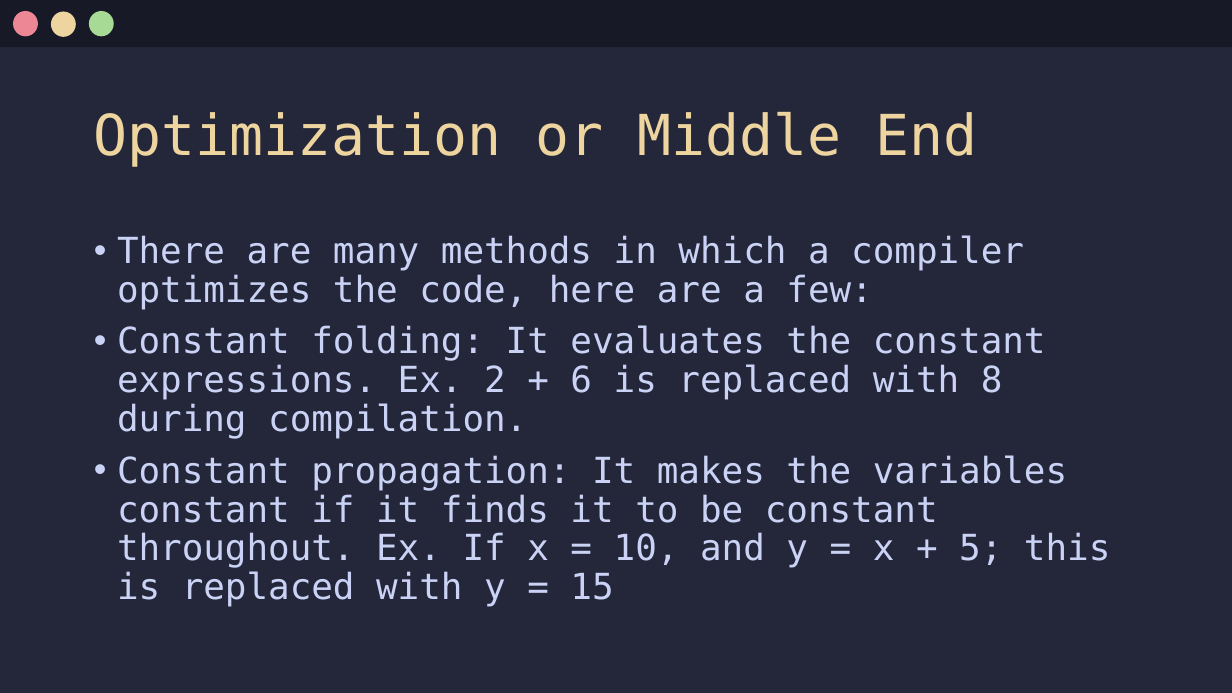
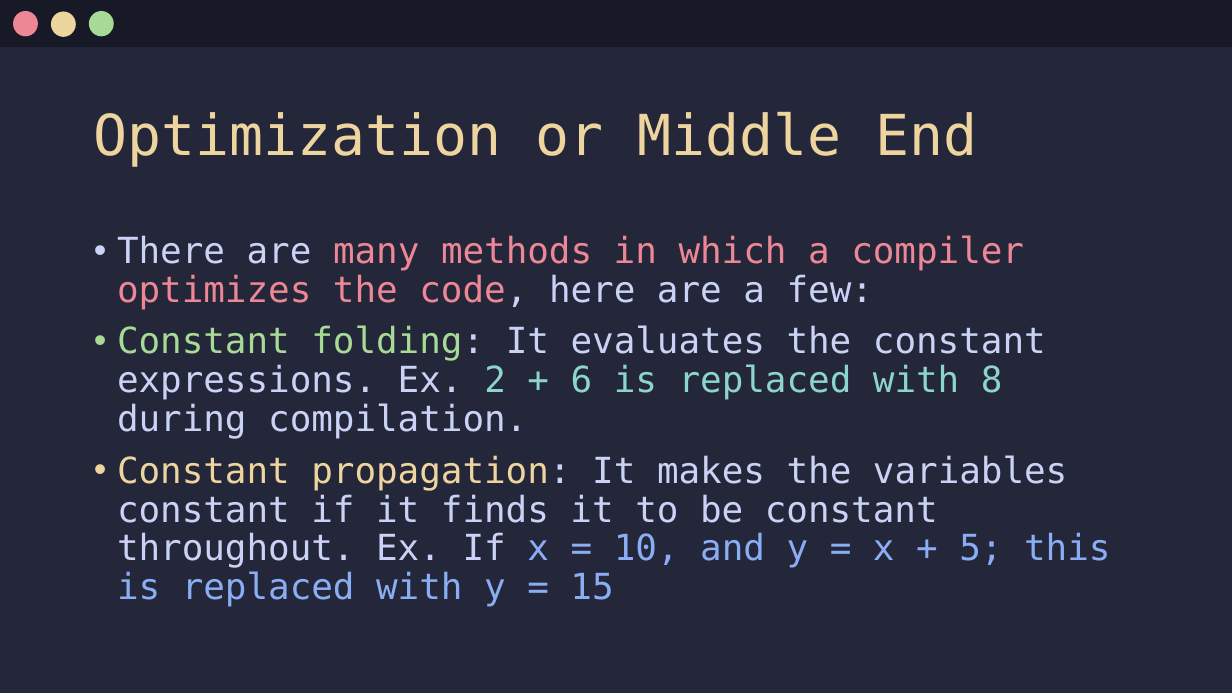
Before and after one commit to Jx-ls/custom-compiler, a slide deck: slide 18 of Compilers.pptx. Drawn at 1232x693 pixels with LibreOffice and Linux fonts; fonts in the diff are those of the drawing. Boxes give left, top, right and bottom in pixels: in the first picture for what was removed or moved away, otherwise in the second. Text is boxed around its words. In the diff, an @@ line names an element or a change of style, - is before the commit and + after.

Commit message:
add colours to remaining stuff

```diff
--- a/Compilers.pptx
+++ b/Compilers.pptx
@@ text "There are many methods in ..." at box(117, 235, 1110, 607): text colour #CAD3F5 to #ED8796 in "many methods in which a compiler optimizes ..."; text colour #CAD3F5 to #A6DA95 in "Constant folding:"; text colour #CAD3F5 to #8BD5CA in "2 + 6 is replaced with 8"; text colour #CAD3F5 to #EED49F in "Constant propagation:"; text colour #CAD3F5 to #8AADF4 in "x = 10, and y = x ..." @@
```
Also in this commit, not shown: 3 other slides changed.
